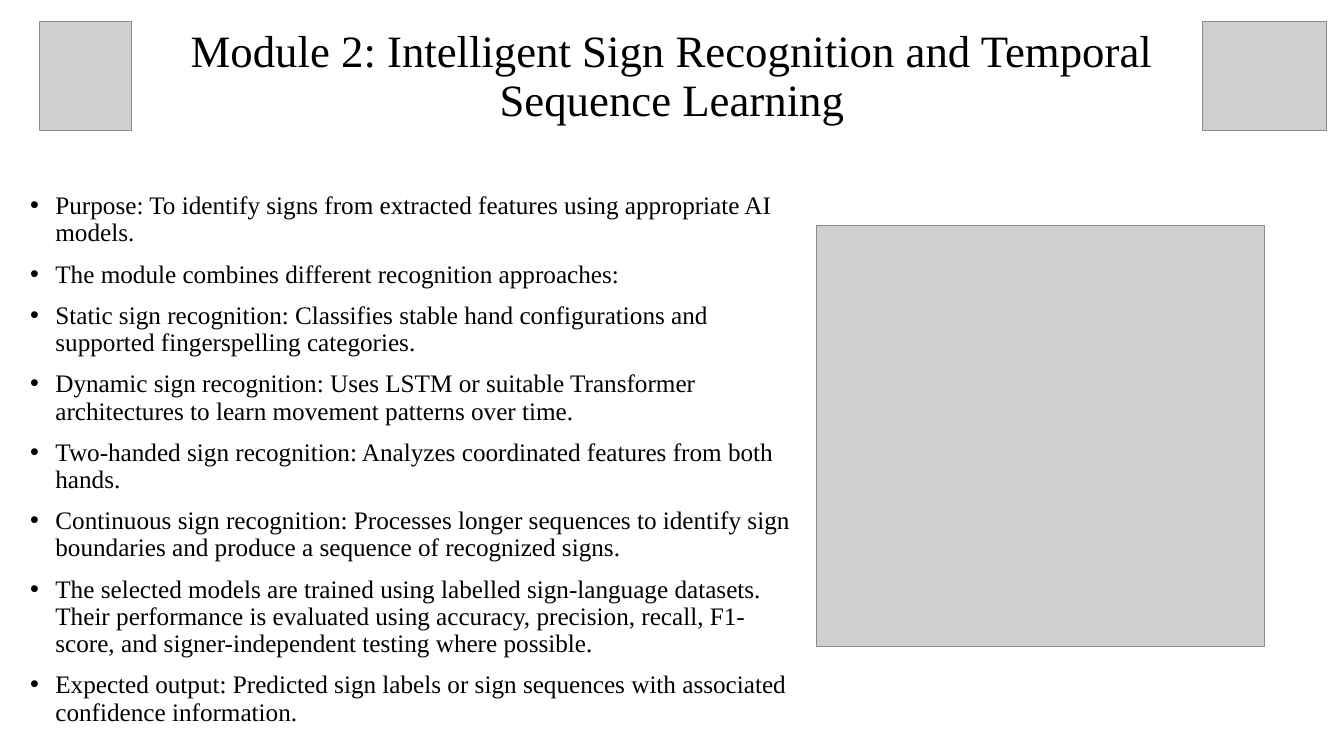
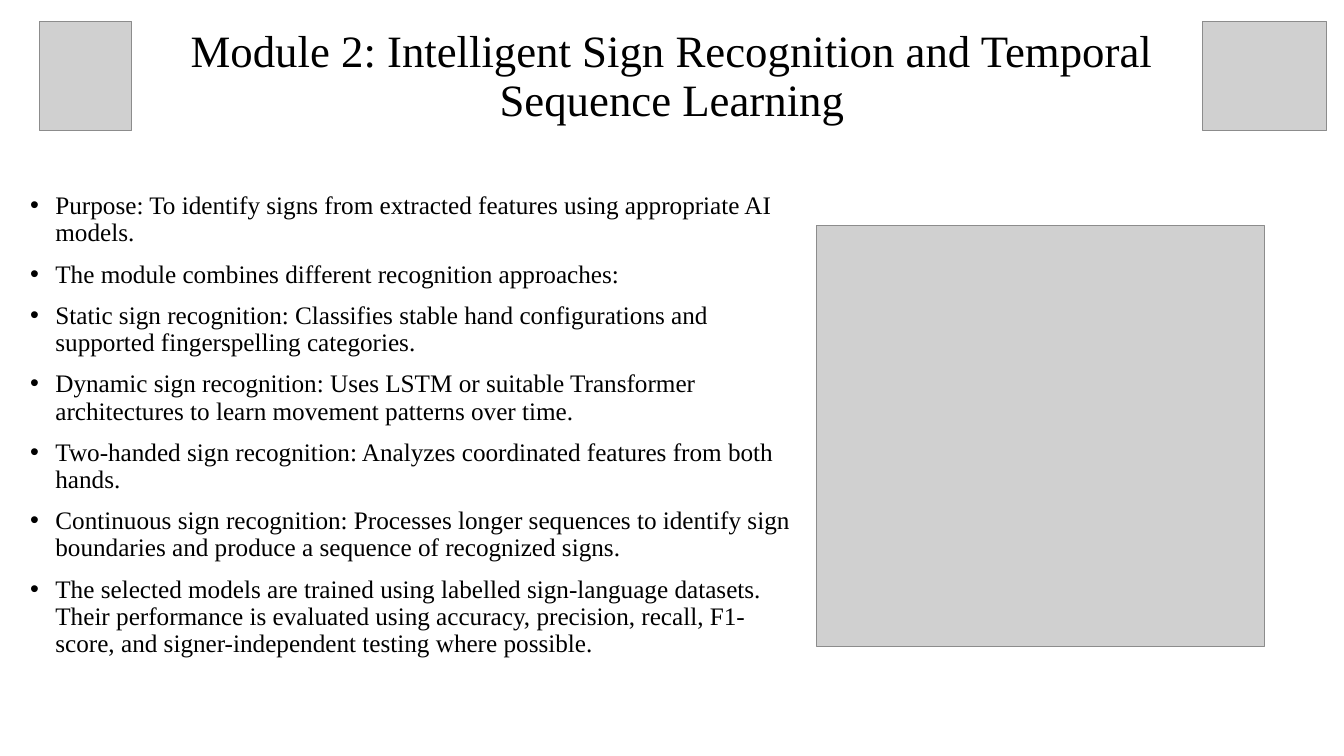
Before and after one commit to bolapradeepkumar25-ops/CAS1707-Al, a slide deck: slide 10 of Capstone/GestureTalk AI.pptx (slide 9 before the commit). Drawn at 1344x756 pixels with LibreOffice and Linux fonts; fonts in the diff are those of the drawing; grey boxes stand for pictures. Boxes give left, top, right and bottom in pixels: in the first picture for what was removed or moved away, otherwise in the second. Text is boxed around its words. In the diff, an @@ line names an element or a change of style, - is before the commit and + after.

```diff
--- a/Capstone/GestureTalk AI.pptx
+++ b/Capstone/GestureTalk AI.pptx
@@ text at [55, 675, 785, 722]: paragraph removed @@
-• Expected output: Predicted sign labels or sign sequences with associated confidence information.
```
Also in this commit, not shown: 6 other slides changed, 4 slides added.
